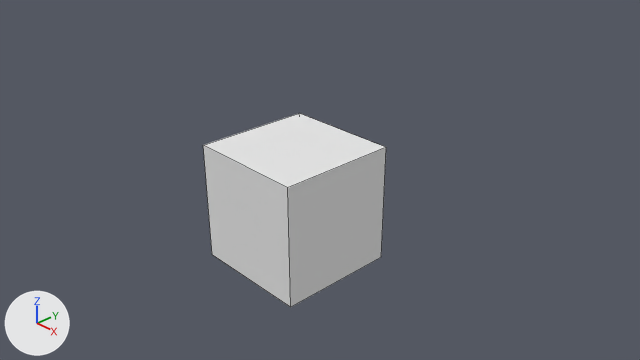
The Blender file Notion/blend/Table.blend: old version first, new version second.
Camera for both pictures: the file's camera 'Camera'. Arrows for +X, +Y and +Z are at lower left; the lights stay in place. Mesh edges are drawn as thin lines.

The older version as bpy lines, for what is in view:
```python
me_cube = bpy.data.meshes.new('Cube')
me_cube.from_pydata(...)  # a box spanning x -1.0..1.0, y -1.0..1.0, z -1.0..1.0
me_cube.materials.append(mat_material)  # white #e7e7e7
ob_cube = bpy.data.objects.new('Cube', me_cube)
ob_cube.location = (0.0, 0.0, 0.0)
```
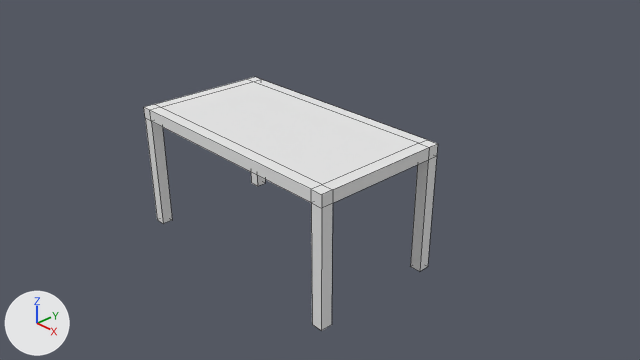
Changed parts and their boxes [x1, y1, x2, y2] in the pictures (640 x 360 px):
'Cube', reshaped, moved, rescaled (60% wider, 31% taller): before [203, 113, 386, 307]; after [144, 77, 438, 331]
part 1 of me_cube, built on: before [203, 145, 386, 307]; after [144, 77, 438, 331]

Patch to the scene script:
```diff
--- a/Notion/blend/Table.blend.py
+++ b/Notion/blend/Table.blend.py
@@ me_cube @@
 # used by ob_cube; location = (0.0, 0.0, 0.0)
-me_cube.from_pydata(...)  # 8 vertices, 6 faces; spans x -1.0..1.0, y -1.0..1.0, z -1.0..1.0
+me_cube.from_pydata(...)  # 56 vertices, 54 faces; spans x -1.1..1.1, y -1.2..1.2, z -21.0..1.0
+# me_cube part 1
+# 4 faces are deleted
+# 12 vertices are added at x -1.1..1.1, y -1.2..1.2, z -1.0..1.0
+# 6 new vertices lie (0.0, -0.2, 0.0) away from vertices in x -1.0..1.1, y -1.0, z -1.0..1.0
+# 9 new vertices lie (0.0, 0.0, -20.0) away from vertices in x -1.0..1.1, y -1.2..1.0, z -1.0
+# 9 new vertices lie (-0.1, 0.0, 0.0) away from vertices in x -1.0, y -1.2..1.0, z -21.0..1.0
+# 12 new vertices lie (0.0, 0.2, 0.0) away from vertices in x -1.1..1.1, y 1.0, z -21.0..1.0
+# 52 new faces join them
 me_cube.materials.append(mat_material)
@@ ob_cube @@
 ob_cube = bpy.data.objects.new('Cube', me_cube)
-ob_cube.location = (0.0, 0.0, 0.0)
+ob_cube.location = (-0.53, 0.2, 1.05)
+ob_cube.scale = (2.0, 1.0, 0.1)
```
